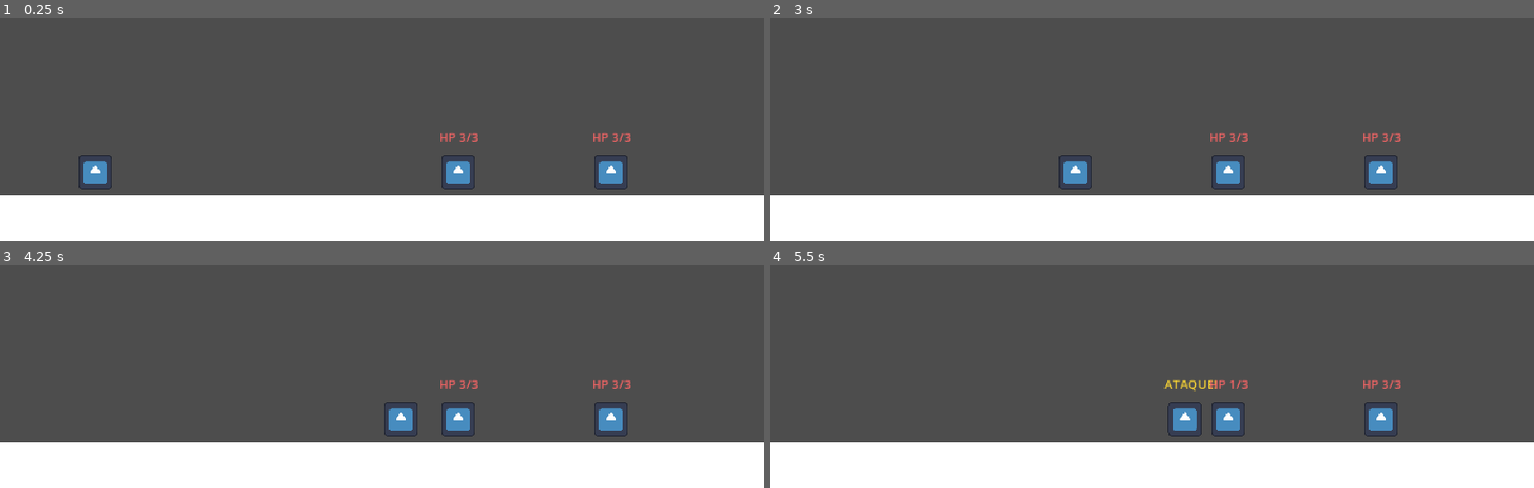
Above: before the commit, frames 1-4 (two rows, left to right).
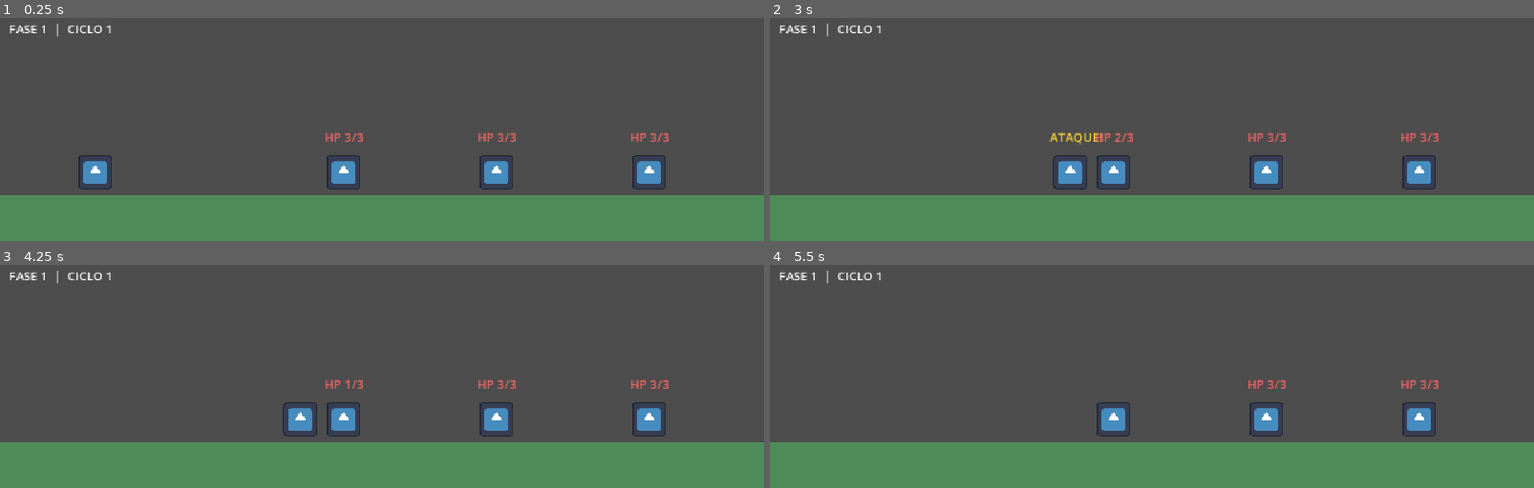
Above: after the commit, the same moments.

Repository: LucasSMFerreira/IdleAdventure
Game: Godot game, scene res://scenes/main.tscn
Two runs of this game, one before a commit and one after it. Both use one fixed random seed, a clock stepped at 60 frames per second and the inputs below. The engine's default icon, where the game draws it, is replaced by a stand-in: a white triangle on a blue panel in a dark square.
Inputs:
- Up to frame 1 (0.25 s): no input
- Up to frame 2 (3 s): no input
- Up to frame 3 (4.25 s): no input
- Up to frame 4 (5.5 s): no input

The runs differ from the first frame. In frame 1, 23% of the frame differs, in the area x 0-100%, y 2-100%; in frame 2, 24%; in frame 3, 24%; in frame 4, 24%.

Commit message:
Adiciona fases com ondas de inimigos

Diff:
--- a/scenes/main.gd
+++ b/scenes/main.gd
@@ -3,21 +3,42 @@
 @export var cena_inimigo: PackedScene
 
 @onready var player: CharacterBody2D = $Player
+@onready var ground: ColorRect = $Ground
+@onready var texto_fase: Label = $Interface/Fase
 
-var reiniciando = false
+var fase_atual = 0
+var ciclo = 1
+var trocando_fase = false
+
+const ONDAS = [
+	[450, 650, 850],
+	[350, 500, 650, 800],
+	[300, 425, 550, 675, 800],
+]
+
+func _ready():
+	_criar_onda()
 
 func _physics_process(_delta):
-	if player.position.x >= 900.0 and get_tree().get_nodes_in_group("enemy").is_empty() and not reiniciando:
-		reiniciando = true
-		_recomecar_ciclo.call_deferred()
+	if player.position.x >= 900.0 and get_tree().get_nodes_in_group("enemy").is_empty() and not trocando_fase:
+		trocando_fase = true
+		_proxima_fase.call_deferred()
 
-func _recomecar_ciclo():
+func _proxima_fase():
+	fase_atual = (fase_atual + 1) % ONDAS.size()
+	if fase_atual == 0:
+		ciclo += 1
 	player.position = Vector2(100, 210)
-	for x in [600, 800]:
+	_criar_onda()
+	trocando_fase = false
+
+func _criar_onda():
+	texto_fase.text = "FASE %d  |  CICLO %d" % [fase_atual + 1, ciclo]
+	ground.color = [Color(0.3, 0.55, 0.35), Color(0.65, 0.5, 0.3), Color(0.45, 0.35, 0.65)][fase_atual]
+	for x in ONDAS[fase_atual]:
 		var inimigo = cena_inimigo.instantiate()
 		add_child(inimigo)
 		inimigo.position = Vector2(x, 210)
-	reiniciando = false
 
 func _on_player_atacou(alvo: Node):
 	if is_instance_valid(alvo) and alvo.has_method("receber_dano"):
--- a/scenes/main.tscn
+++ b/scenes/main.tscn
@@ -16,9 +16,14 @@
 [node name="Player" parent="." unique_id=653104005 instance=ExtResource("1_o5qli")]
 position = Vector2(100, 210)
 
-[node name="Enemy" parent="." unique_id=1046536965 instance=ExtResource("3_sugp2")]
-position = Vector2(600, 210)
-[node name="Enemy2" parent="." instance=ExtResource("3_sugp2")]
-position = Vector2(800, 210)
+
+[node name="Interface" type="CanvasLayer" parent="."]
+
+[node name="Fase" type="Label" parent="Interface"]
+offset_left = 12.0
+offset_top = 10.0
+offset_right = 240.0
+offset_bottom = 34.0
+text = "FASE 1  |  CICLO 1"
 
 [connection signal="atacou" from="Player" to="." method="_on_player_atacou"]
